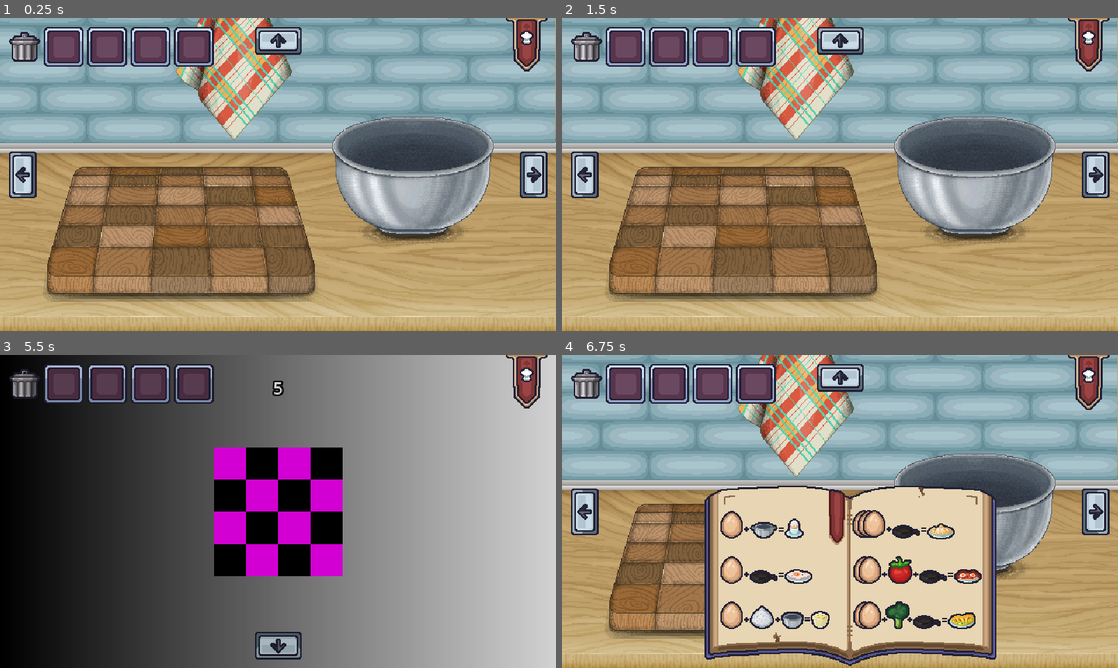
Above: before the commit, frames 1-4 (two rows, left to right).
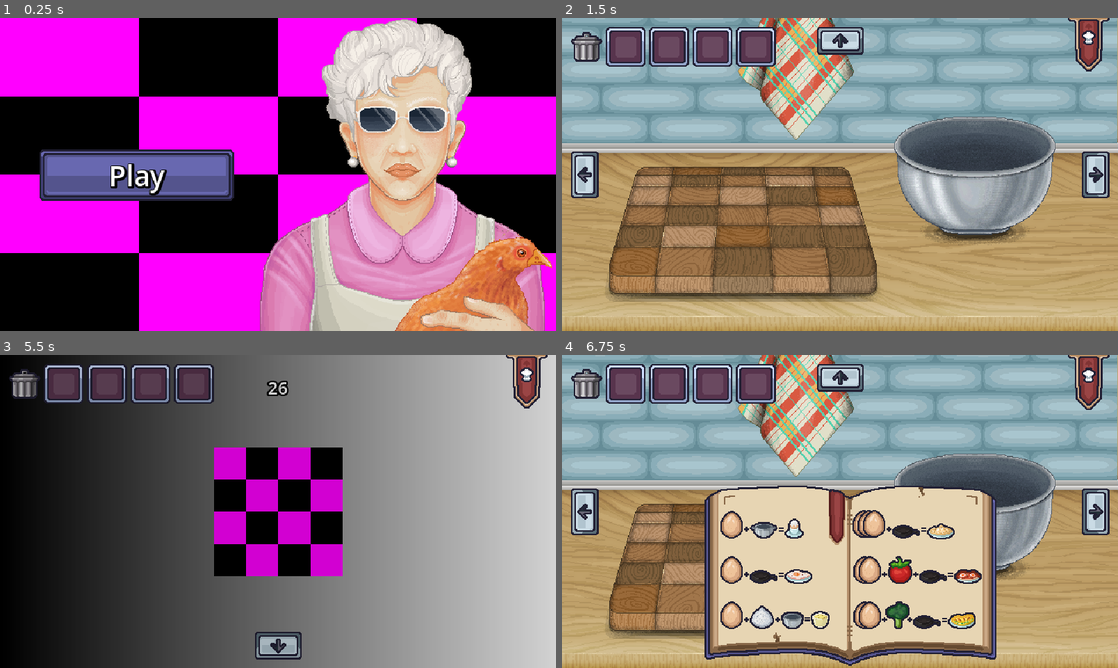
Above: after the commit, the same moments.

Repository: takanazwa5/BayoJajoJam
Game: Godot game, scene res://main_menu/main_menu.tscn
The game is run twice, just before and just after one commit, with the same random seed, the same clock (stepped at 60 frames per second) and the same inputs. Before the commit the project starts from res://main.tscn.
Inputs (mouse positions are in pixels of both pictures, inside the frame that each line leads up to):
- Up to frame 1 (0.25 s): no input
- Up to frame 2 (1.5 s): click (701, 174) at 0.5 s, where only the run after the commit has a clickable "Play"; click (739, 233) at 1.25 s
- Up to frame 3 (5.5 s): click (411, 517) at 2 s; click (33, 511) at 2.75 s; click (305, 561) at 3.5 s; click (533, 511) at 4.25 s; click (278, 376) at 5 s
- Up to frame 4 (6.75 s): click (840, 646) at 5.75 s; click (1090, 380) at 6.5 s

The runs differ from the first frame. In frame 1, 100% of the frame differs, in the area x 0-100%, y 0-100%; in frame 2, nothing differs; in frame 3, 0.1%; in frame 4, nothing differs.
Error in both runs: Cannot call method 'get_meta' on a null value. (res://miska/bowl.gd:49)

Commit message:
main menu

Diff:
--- /dev/null
+++ b/main_menu/main_menu.gd
@@ -0,0 +1,15 @@
+class_name MainMenu extends Control
+
+
+@onready var play_button: TextureButton = %PlayButton
+
+
+func _ready() -> void:
+
+	play_button.pressed.connect(_on_play_button_pressed)
+
+
+func _on_play_button_pressed() -> void:
+
+	var main_scene: PackedScene = load("uid://77go706q5sb7")
+	get_tree().change_scene_to_packed(main_scene)
--- /dev/null
+++ b/main_menu/main_menu.tscn
@@ -0,0 +1,74 @@
+[gd_scene load_steps=6 format=3 uid="uid://c2xsgpjmaj43y"]
+
+[ext_resource type="Script" uid="uid://ca84tam75dflk" path="res://main_menu/main_menu.gd" id="1_oa53l"]
+[ext_resource type="Texture2D" uid="uid://bryxbo7hk1fqq" path="res://main_menu/assets/BGMenu.png" id="2_d3a7t"]
+[ext_resource type="Texture2D" uid="uid://dlwopq4vu1rx7" path="res://main_menu/assets/universal-button.png" id="3_3shxk"]
+
+[sub_resource type="PlaceholderTexture2D" id="PlaceholderTexture2D_bws42"]
+
+[sub_resource type="LabelSettings" id="LabelSettings_3f7m4"]
+font_size = 32
+shadow_size = 8
+shadow_color = Color(0, 0, 0, 1)
+
+[node name="MainMenu" type="Control"]
+layout_mode = 3
+anchors_preset = 15
+anchor_right = 1.0
+anchor_bottom = 1.0
+grow_horizontal = 2
+grow_vertical = 2
+script = ExtResource("1_oa53l")
+
+[node name="BG" type="TextureRect" parent="."]
+layout_mode = 1
+anchors_preset = 15
+anchor_right = 1.0
+anchor_bottom = 1.0
+grow_horizontal = 2
+grow_vertical = 2
+texture = SubResource("PlaceholderTexture2D_bws42")
+
+[node name="Babushka" type="TextureRect" parent="BG"]
+layout_mode = 1
+anchors_preset = 3
+anchor_left = 1.0
+anchor_top = 1.0
+anchor_right = 1.0
+anchor_bottom = 1.0
+offset_left = -40.0
+offset_top = -40.0
+grow_horizontal = 0
+grow_vertical = 0
+texture = ExtResource("2_d3a7t")
+
+[node name="PlayButton" type="TextureButton" parent="."]
+unique_name_in_owner = true
+layout_mode = 1
+anchors_preset = 4
+anchor_top = 0.5
+anchor_bottom = 0.5
+offset_left = 45.0
+offset_top = -29.5
+offset_right = 269.0
+offset_bottom = 29.5
+grow_vertical = 2
+texture_normal = ExtResource("3_3shxk")
+
+[node name="Label" type="Label" parent="PlayButton"]
+layout_mode = 1
+anchors_preset = 8
+anchor_left = 0.5
+anchor_top = 0.5
+anchor_right = 0.5
+anchor_bottom = 0.5
+offset_left = -20.0
+offset_top = -11.5
+offset_right = 20.0
+offset_bottom = 11.5
+grow_horizontal = 2
+grow_vertical = 2
+text = "Play"
+label_settings = SubResource("LabelSettings_3f7m4")
+horizontal_alignment = 1
+vertical_alignment = 1
--- a/project.godot
+++ b/project.godot
@@ -11,7 +11,7 @@
 [application]
 
 config/name="BayoJajoJam"
-run/main_scene="uid://77go706q5sb7"
+run/main_scene="uid://c2xsgpjmaj43y"
 config/features=PackedStringArray("4.4", "Forward Plus")
 config/icon="res://icon.svg"
 
@@ -38,6 +38,7 @@
 "res://garnek/": "pink",
 "res://inventory/": "yellow",
 "res://items/": "green",
+"res://main_menu/": "purple",
 "res://miska/": "teal",
 "res://patelnia/": "red",
 "res://shared/": "yellow",
--- a/views/orders/chicks.gd
+++ b/views/orders/chicks.gd
@@ -8,7 +8,7 @@
 const SADZONE: ItemData = preload("uid://bjslote6cn7x7")
 const SHAKSHUKA: ItemData = preload("uid://dmobuqrx2l26q")
 const DISHES: Array[ItemData] = [JAJUWA, KOGEL, NAMIEKKO, OMLET, SADZONE, SHAKSHUKA]
-const TIME_LIMIT: int = 5
+const TIME_LIMIT: int = 30
 
 
 var fails: int = 0:
Binary file added: main_menu/assets/BGMenu.png
Not shown, added: main_menu/assets/BGMenu.png.import
Renamed: universal-button.png -> main_menu/assets/universal-button.png
Not shown, changed: main_menu/assets/universal-button.png.import
Not shown, added: main_menu/main_menu.gd.uid
